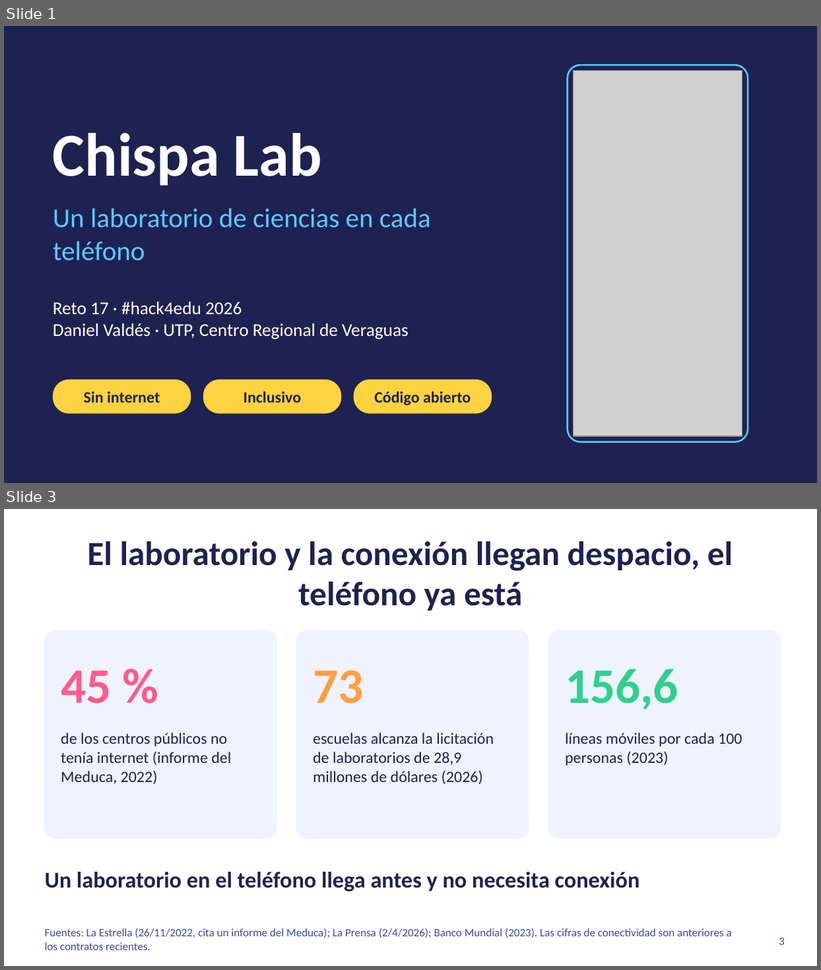
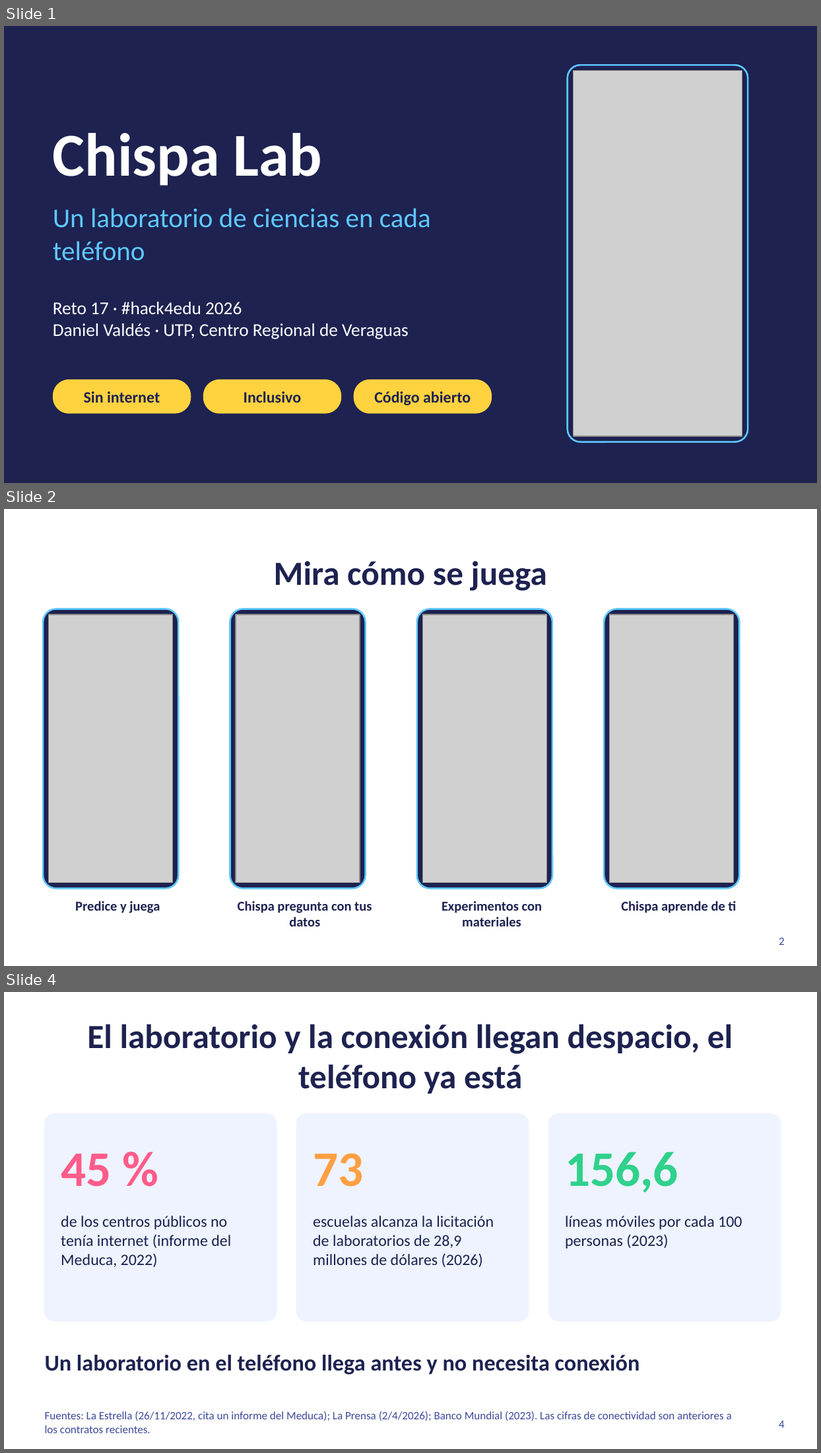
Before and after one commit to danielvaldess/chispa-lab, a slide deck: docs/presentacion/Chispa-Lab-hack4edu-2026.pptx. Shown one above the other, each under a label of ours: slides 1 and 3 before the commit, slides 1, 2 and 4 after it; the slides between them are not shown. The pictures are 821x970 and 821x1453 pixels, drawn with LibreOffice and Linux fonts; fonts in the diff are those of the drawing; grey boxes stand for pictures. Boxes give left, top, right and bottom in pixels: in the first picture for what was removed or moved away, otherwise in the second. Text is boxed around its words. In the diff, an @@ line names an element or a change of style, - is before the commit and + after.

```diff
--- a/docs/presentacion/Chispa-Lab-hack4edu-2026.pptx
+++ b/docs/presentacion/Chispa-Lab-hack4edu-2026.pptx
@@ slide 2 added at (4, 509, 817, 966), background #FFFFFF @@
@@ title added at (274, 561, 547, 591), 30 pt, text #1D2250, bold @@
+Mira cómo se juega
@@ rounded rectangle added at (43, 609, 178, 889), fill #1D2250, outline #5EC8FF 1.5 pt @@
@@ picture added at (49, 615, 172, 883) @@
@@ rounded rectangle added at (230, 609, 365, 889), fill #1D2250, outline #5EC8FF 1.5 pt @@
@@ picture added at (236, 615, 359, 883) @@
@@ rounded rectangle added at (417, 609, 552, 889), fill #1D2250, outline #5EC8FF 1.5 pt @@
@@ picture added at (422, 615, 547, 883) @@
@@ rounded rectangle added at (604, 609, 739, 889), fill #1D2250, outline #5EC8FF 1.5 pt @@
@@ picture added at (610, 615, 733, 883) @@
@@ text added at (75, 901, 160, 914), 12 pt, text #1D2250, bold @@
+Predice y juega
@@ text added at (238, 901, 372, 927), 12 pt, text #1D2250, bold @@
+Chispa pregunta con tus datos
@@ text added at (442, 901, 542, 927), 12 pt, text #1D2250, bold @@
+Experimentos con materiales
@@ text added at (621, 901, 736, 914), 12 pt, text #1D2250, bold @@
+Chispa aprende de ti
@@ page number added at (779, 938, 785, 945), 10 pt, text #3B4A9B @@
+2
@@ what was slide 3 is now slide 4 @@
@@ page number at (779, 1421, 785, 1428): text changed @@
-3
+4
```
Also in this commit, not shown: 6 slides changed, 14 other files.
